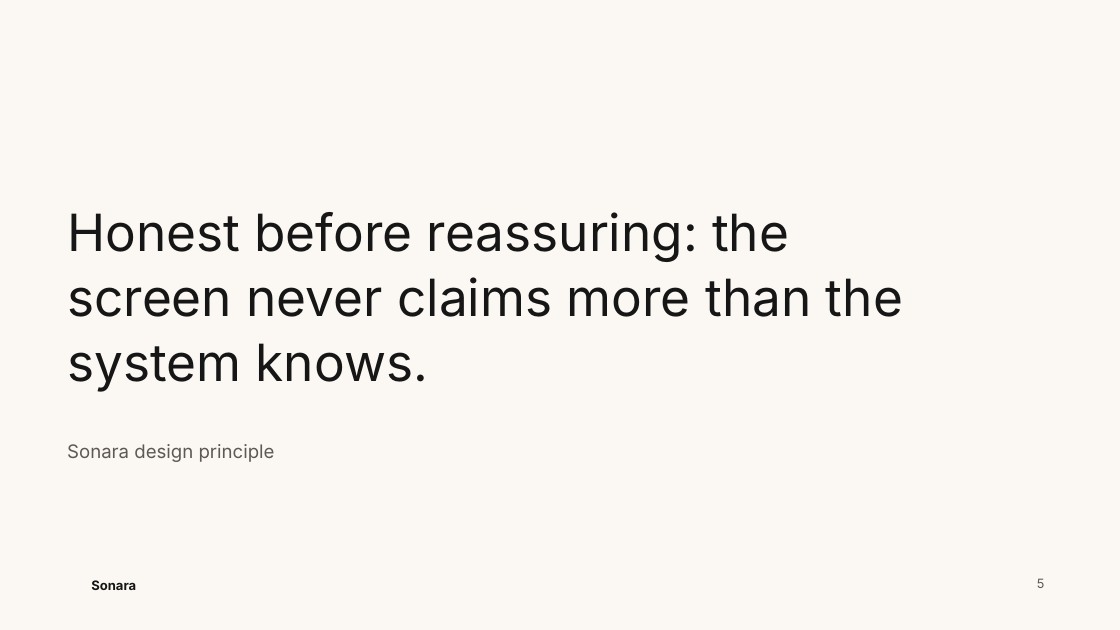
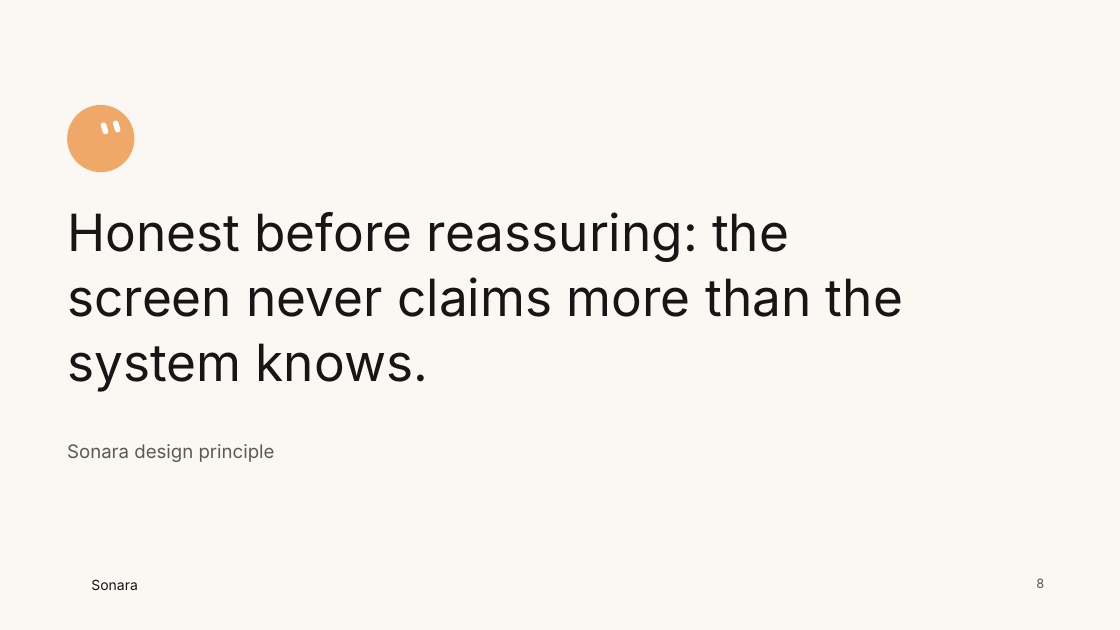
Before and after one commit to RaneemK-commits/sonara, a slide deck: slide 8 of roles/ui/presentation/Sonara-template.pptx (slide 5 before the commit). Drawn at 1120x630 pixels with LibreOffice and Linux fonts; fonts in the diff are those of the drawing; background and template pictures are left out. Boxes give left, top, right and bottom in pixels: in the first picture for what was removed or moved away, otherwise in the second. Text is boxed around its words. In the diff, an @@ line names an element or a change of style, - is before the commit and + after.

```diff
--- a/roles/ui/presentation/Sonara-template.pptx
+++ b/roles/ui/presentation/Sonara-template.pptx
@@ rounded rectangle added at bbox=[67, 105, 134, 172], fill #F0A868 @@
@@ rounded rectangle added at bbox=[100, 122, 109, 135], fill #FFFFFF @@
@@ rounded rectangle added at bbox=[113, 120, 122, 133], fill #FFFFFF @@
@@ text "Sonara" at bbox=[91, 579, 138, 590]: size 11.2 to 12 pt, bold off @@
@@ page number at bbox=[1036, 578, 1044, 588]: text changed @@
-5
+8
```
Also in this commit, not shown: 7 other slides changed, 3 slides added.
